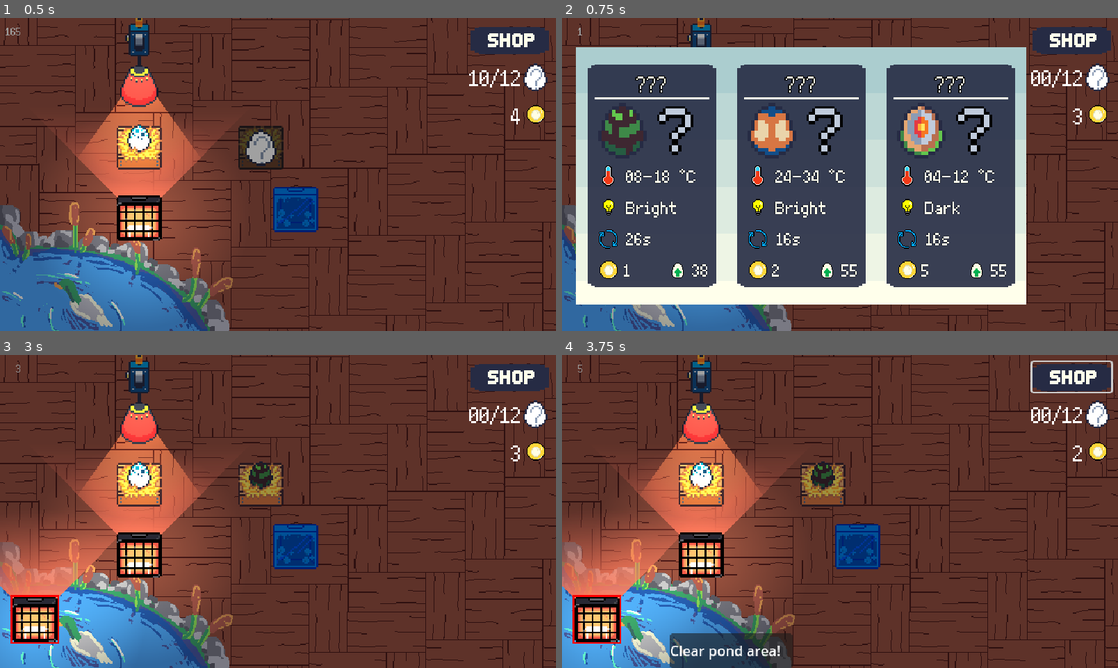
Above: before the commit, frames 1-4 (two rows, left to right).
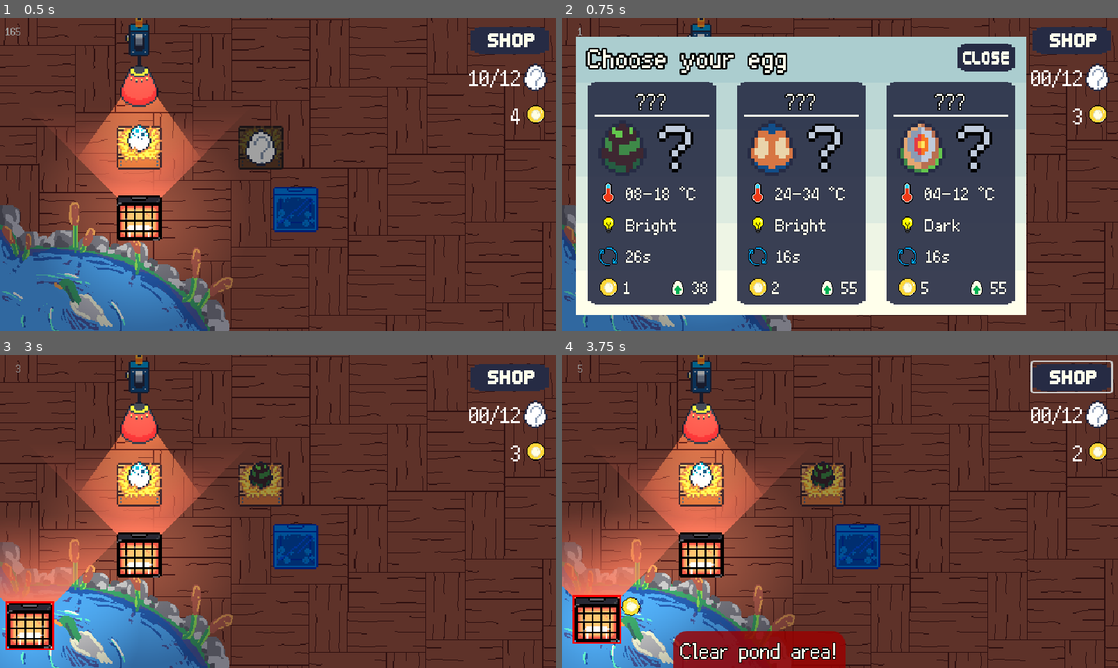
Above: after the commit, the same moments.

Repository: Chris-GW/eggs_incubation_station
Game: Godot game, scene res://main.tscn
Two runs of this game, one before a commit and one after it. Both use one fixed random seed, a clock stepped at 60 frames per second and the inputs below. Sound files missing from this copy of the repository are replaced by a short silence.
Inputs (mouse positions are in pixels of both pictures, inside the frame that each line leads up to; where the layout moved, square brackets give the same spot in the first picture):
- Up to frame 1 (0.5 s): no input
- Up to frame 2 (0.75 s): click (823, 146) at 0.5 s
- Up to frame 3 (3 s): click (88, 530) [88, 511] at 1.25 s; click (511, 376) at 2 s; click (189, 477) at 2.75 s
- Up to frame 4 (3.75 s): click (1073, 376) at 3.5 s

Frame 1 is identical in both runs. In frame 2, 26% of the frame differs, in the area x 2-84%, y 6-95%; in frame 3, 1.5%; in frame 4, 3.8%.

Commit message:
fix beginning of game sound bug, small improvments

Diff:
--- a/main.tscn
+++ b/main.tscn
@@ -14,9 +14,25 @@
 [ext_resource type="Texture2D" uid="uid://0bu6ryyy217l" path="res://assets/eggs/egg_questionmark.png" id="11_dg77c"]
 [ext_resource type="FontFile" uid="uid://cep3foox6k0yn" path="res://assets/UI_UX/fusion-pixel-12px-proportional-sc-latin-400-normal.woff2" id="11_ycdy4"]
 
+[sub_resource type="Curve" id="Curve_ycdy4"]
+_data = [Vector2(0, 0.5), 0.0, 0.0, 0, 0, Vector2(0.2, 1), 0.0, 0.0, 0, 0, Vector2(1, 1), 0.0, 0.0, 0, 0]
+point_count = 3
+
 [sub_resource type="LabelSettings" id="LabelSettings_ycdy4"]
 font = ExtResource("11_ycdy4")
 font_size = 12
+
+[sub_resource type="StyleBoxFlat" id="StyleBoxFlat_ycdy4"]
+bg_color = Color(0.6, 0, 0, 0.823529)
+corner_radius_top_left = 16
+corner_radius_top_right = 16
+
+[sub_resource type="LabelSettings" id="LabelSettings_vivmo"]
+font = ExtResource("11_ycdy4")
+font_size = 24
+font_color = Color(1, 1, 0.921569, 1)
+outline_size = 4
+outline_color = Color(0, 0, 0, 1)
 
 [sub_resource type="LabelSettings" id="LabelSettings_w48qg"]
 font = ExtResource("11_ycdy4")
@@ -38,9 +54,32 @@
 position = Vector2(32, 312)
 metadata/_edit_group_ = true
 
-[node name="Marker2D" type="Marker2D" parent="SpawnArea2D"]
+[node name="StartMarker2D" type="Marker2D" parent="SpawnArea2D"]
+unique_name_in_owner = true
+position = Vector2(-56, 72)
+
+[node name="EndMarker2D" type="Marker2D" parent="SpawnArea2D"]
 unique_name_in_owner = true
 position = Vector2(8, -8)
+
+[node name="CoinParticles2D" type="CPUParticles2D" parent="SpawnArea2D/EndMarker2D"]
+unique_name_in_owner = true
+z_index = 8
+emitting = false
+amount = 3
+texture = ExtResource("10_dg77c")
+lifetime = 2.0
+one_shot = true
+explosiveness = 0.75
+emission_shape = 1
+emission_sphere_radius = 18.0
+particle_flag_align_y = true
+direction = Vector2(0.3, -1)
+spread = 20.0
+gravity = Vector2(0, 245)
+initial_velocity_min = 110.0
+initial_velocity_max = 160.0
+scale_amount_curve = SubResource("Curve_ycdy4")
 
 [node name="CollisionShape2D" type="CollisionPolygon2D" parent="SpawnArea2D"]
 polygon = PackedVector2Array(-48, -56, 64, -56, 120, -40, 152, -24, 184, 0, 208, 24, 224, 48, 224, 64, -48, 64)
@@ -88,31 +127,39 @@
 
 [node name="CanvasLayer" type="CanvasLayer" parent="."]
 
-[node name="DeviceShop" parent="CanvasLayer" instance=ExtResource("9_kek77")]
-unique_name_in_owner = true
-visible = false
-
 [node name="EggReward" parent="CanvasLayer" instance=ExtResource("10_4c57u")]
 unique_name_in_owner = true
 visible = false
 offset_top = -147.5
 offset_bottom = 148.5
 
+[node name="DeviceShop" parent="CanvasLayer" instance=ExtResource("9_kek77")]
+unique_name_in_owner = true
+visible = false
+
 [node name="ClearSpawnArea" type="PanelContainer" parent="CanvasLayer"]
-visible = false
-anchors_preset = 1
-anchor_left = 1.0
-anchor_right = 1.0
-offset_left = -516.0
-offset_top = 320.0
-offset_right = -375.0
-offset_bottom = 360.0
-grow_horizontal = 0
+anchors_preset = 2
+anchor_top = 1.0
+anchor_bottom = 1.0
+offset_left = 128.0
+offset_top = -43.0
+offset_right = 326.0
+offset_bottom = 1.0
+grow_vertical = 0
+theme_override_styles/panel = SubResource("StyleBoxFlat_ycdy4")
 metadata/_edit_group_ = true
 
-[node name="Label" type="Label" parent="CanvasLayer/ClearSpawnArea"]
+[node name="MarginContainer" type="MarginContainer" parent="CanvasLayer/ClearSpawnArea"]
+layout_mode = 2
+theme_override_constants/margin_left = 8
+theme_override_constants/margin_top = 4
+theme_override_constants/margin_right = 8
+theme_override_constants/margin_bottom = 4
+
+[node name="Label" type="Label" parent="CanvasLayer/ClearSpawnArea/MarginContainer"]
 layout_mode = 2
 text = "Clear pond area!"
+label_settings = SubResource("LabelSettings_vivmo")
 
 [node name="TopBanner" type="VBoxContainer" parent="CanvasLayer"]
 anchors_preset = 1
--- a/scenes/devices/cooler.tscn
+++ b/scenes/devices/cooler.tscn
@@ -43,6 +43,7 @@
 default_color = Color(1, 0, 0, 1)
 
 [node name="CollisionShape2D" type="CollisionShape2D" parent="."]
+visible = false
 position = Vector2(0.5, 0.5)
 shape = SubResource("RectangleShape2D_8ycrt")
 
--- a/scenes/devices/device_hover_panel.tscn
+++ b/scenes/devices/device_hover_panel.tscn
@@ -34,7 +34,7 @@
 outline_color = Color(0, 0, 0, 1)
 
 [node name="HoverPanelContainer" type="PanelContainer"]
-z_index = 5
+z_index = 12
 offset_left = 36.0
 offset_top = -66.0
 offset_right = 280.0
--- a/scenes/devices/hanging_lamp.tscn
+++ b/scenes/devices/hanging_lamp.tscn
@@ -51,6 +51,7 @@
 default_color = Color(1, 0, 0, 1)
 
 [node name="CollisionShape2D" type="CollisionShape2D" parent="."]
+visible = false
 position = Vector2(0, 1)
 shape = SubResource("RectangleShape2D_aqynv")
 
--- a/scenes/devices/heater.tscn
+++ b/scenes/devices/heater.tscn
@@ -50,6 +50,7 @@
 default_color = Color(1, 0, 0, 1)
 
 [node name="CollisionShape2D" type="CollisionShape2D" parent="."]
+visible = false
 position = Vector2(0.5, 0)
 shape = SubResource("RectangleShape2D_8ycrt")
 
--- a/scenes/incubation_station.tscn
+++ b/scenes/incubation_station.tscn
@@ -108,10 +108,10 @@
 anchor_top = 0.5
 anchor_right = 0.5
 anchor_bottom = 0.5
-offset_left = 15.0
-offset_top = -85.0
-offset_right = 233.0
-offset_bottom = 49.0
+offset_left = 32.0
+offset_top = -68.0
+offset_right = 250.0
+offset_bottom = 66.0
 grow_horizontal = 2
 grow_vertical = 2
 theme_override_styles/panel = SubResource("StyleBoxTexture_aexyn")
@@ -123,8 +123,8 @@
 [node name="TemperatureBar" parent="HoverPanel/VBoxContainer" instance=ExtResource("9_t0sxt")]
 unique_name_in_owner = true
 layout_mode = 2
-prefered_temp = Vector2(22, 25)
-value = 80.0
+prefered_temp = Vector2(23, 28)
+value = 38.0
 
 [node name="TempHappiness" type="TextureRect" parent="HoverPanel/VBoxContainer/TemperatureBar"]
 unique_name_in_owner = true
--- a/scenes/shop/device_shop.gd
+++ b/scenes/shop/device_shop.gd
@@ -1,6 +1,6 @@
 extends Control
 
-signal device_bought(device: Node2D)
+signal device_bought(device: Node2D, price: int)
 
 const COOLER = preload("res://scenes/devices/cooler.tscn")
 const HANGING_LAMP = preload("res://scenes/devices/hanging_lamp.tscn")
@@ -14,23 +14,20 @@
 
 func _on_heater_button_pressed() -> void:
 	var device := HEATER.instantiate()
-	device_bought.emit(device)
+	device_bought.emit(device, 1)
 	self.visible = false
-	Main.money -= 1
 
 
 func _on_cooler_button_pressed() -> void:
 	var device := COOLER.instantiate()
-	device_bought.emit(device)
+	device_bought.emit(device, 2)
 	self.visible = false
-	Main.money -= 2
 
 
 func _on_incubator_button_pressed() -> void:
 	var device := INCUBATION_STATION.instantiate()
-	device_bought.emit(device)
+	device_bought.emit(device, 3)
 	self.visible = false
-	Main.money -= 3
 
 
 func _on_rotator_button_pressed() -> void:
@@ -39,9 +36,8 @@
 
 func _on_lamp_button_pressed() -> void:
 	var device := HANGING_LAMP.instantiate()
-	device_bought.emit(device)
+	device_bought.emit(device, 2)
 	self.visible = false
-	Main.money -= 2
 
 
 func _on_visibility_changed() -> void:
--- a/scenes/shop/egg_reward.tscn
+++ b/scenes/shop/egg_reward.tscn
@@ -1,8 +1,11 @@
-[gd_scene load_steps=6 format=3 uid="uid://d2xwmhitg3r0s"]
+[gd_scene load_steps=10 format=3 uid="uid://d2xwmhitg3r0s"]
 
 [ext_resource type="Texture2D" uid="uid://bmcnpwcnd0e7b" path="res://assets/UI_UX/egg_shop_2.png" id="1_6uwgt"]
 [ext_resource type="Script" uid="uid://bvnirfjcn1rki" path="res://scripts/shop/egg_reward.gd" id="1_obqpo"]
+[ext_resource type="FontFile" uid="uid://c5qw4j6h2tlna" path="res://assets/UI_UX/fusion-pixel-10px-proportional-sc-latin-400-normal.woff2" id="3_6uwgt"]
 [ext_resource type="PackedScene" uid="uid://bcljydvr0vfrd" path="res://scenes/shop/egg_choice.tscn" id="4_6uwgt"]
+[ext_resource type="Texture2D" uid="uid://bco5px5imylcw" path="res://assets/UI_UX/close_button.png" id="4_8x5px"]
+[ext_resource type="Resource" uid="uid://diqjpikgo3g1m" path="res://scripts/egg_creatures/creature_bunny.tres" id="6_xamil"]
 
 [sub_resource type="AtlasTexture" id="AtlasTexture_dlu5g"]
 atlas = ExtResource("1_6uwgt")
@@ -14,6 +17,13 @@
 texture_margin_right = 1.0
 axis_stretch_horizontal = 1
 axis_stretch_vertical = 1
+
+[sub_resource type="LabelSettings" id="LabelSettings_8x5px"]
+font = ExtResource("3_6uwgt")
+font_size = 30
+font_color = Color(1, 1, 0.921569, 1)
+outline_size = 8
+outline_color = Color(0, 0, 0, 1)
 
 [node name="EggReward" type="PanelContainer"]
 anchors_preset = 4
@@ -32,25 +42,44 @@
 [node name="MarginContainer" type="MarginContainer" parent="."]
 layout_mode = 2
 theme_override_constants/margin_left = 12
-theme_override_constants/margin_top = 20
+theme_override_constants/margin_top = 0
 theme_override_constants/margin_right = 12
-theme_override_constants/margin_bottom = 20
+theme_override_constants/margin_bottom = 12
 
-[node name="ChoiceContainer" type="HBoxContainer" parent="MarginContainer"]
+[node name="VBoxContainer" type="VBoxContainer" parent="MarginContainer"]
+layout_mode = 2
+
+[node name="HBoxContainer" type="HBoxContainer" parent="MarginContainer/VBoxContainer"]
+layout_mode = 2
+
+[node name="Label" type="Label" parent="MarginContainer/VBoxContainer/HBoxContainer"]
+layout_mode = 2
+size_flags_horizontal = 3
+text = "Choose your egg"
+label_settings = SubResource("LabelSettings_8x5px")
+
+[node name="CloseButton" type="TextureButton" parent="MarginContainer/VBoxContainer/HBoxContainer"]
+layout_mode = 2
+size_flags_vertical = 4
+texture_normal = ExtResource("4_8x5px")
+
+[node name="ChoiceContainer" type="HBoxContainer" parent="MarginContainer/VBoxContainer"]
 unique_name_in_owner = true
 layout_mode = 2
 theme_override_constants/separation = 24
 alignment = 1
 
-[node name="EggChoiceButton1" parent="MarginContainer/ChoiceContainer" instance=ExtResource("4_6uwgt")]
+[node name="EggChoiceButton1" parent="MarginContainer/VBoxContainer/ChoiceContainer" instance=ExtResource("4_6uwgt")]
 layout_mode = 2
 
-[node name="EggChoiceButton2" parent="MarginContainer/ChoiceContainer" instance=ExtResource("4_6uwgt")]
+[node name="EggChoiceButton2" parent="MarginContainer/VBoxContainer/ChoiceContainer" instance=ExtResource("4_6uwgt")]
+layout_mode = 2
+egg_creature = ExtResource("6_xamil")
+
+[node name="EggChoiceButton3" parent="MarginContainer/VBoxContainer/ChoiceContainer" instance=ExtResource("4_6uwgt")]
 layout_mode = 2
 
-[node name="EggChoiceButton3" parent="MarginContainer/ChoiceContainer" instance=ExtResource("4_6uwgt")]
-layout_mode = 2
-
-[connection signal="creature_choosen" from="MarginContainer/ChoiceContainer/EggChoiceButton1" to="." method="_on_creature_choosen"]
-[connection signal="creature_choosen" from="MarginContainer/ChoiceContainer/EggChoiceButton2" to="." method="_on_creature_choosen"]
-[connection signal="creature_choosen" from="MarginContainer/ChoiceContainer/EggChoiceButton3" to="." method="_on_creature_choosen"]
+[connection signal="pressed" from="MarginContainer/VBoxContainer/HBoxContainer/CloseButton" to="." method="_on_close_button_pressed"]
+[connection signal="creature_choosen" from="MarginContainer/VBoxContainer/ChoiceContainer/EggChoiceButton1" to="." method="_on_creature_choosen"]
+[connection signal="creature_choosen" from="MarginContainer/VBoxContainer/ChoiceContainer/EggChoiceButton2" to="." method="_on_creature_choosen"]
+[connection signal="creature_choosen" from="MarginContainer/VBoxContainer/ChoiceContainer/EggChoiceButton3" to="." method="_on_creature_choosen"]
--- a/scripts/devices/cooler.gd
+++ b/scripts/devices/cooler.gd
@@ -47,11 +47,6 @@
 	if is_node_ready():
 		egg_effect_area_2d.visible = enabled
 		point_light_2d.visible = enabled
-		$SwitchAudioPlayer.play()
-		if enabled:
-			$CoolerAudioPlayer.play()
-		else:
-			$CoolerAudioPlayer.stop()
 
 
 func _on_mouse_entered() -> void:
@@ -68,6 +63,9 @@
 				and event.button_index == MOUSE_BUTTON_RIGHT
 				and event.is_pressed()):
 		enabled = !enabled
+		$SwitchAudioPlayer.play()
+		if enabled:	$CoolerAudioPlayer.play()
+		else:		$CoolerAudioPlayer.stop()
 
 
 func _on_cooler_audio_player_finished() -> void:
--- a/scripts/devices/draggable.gd
+++ b/scripts/devices/draggable.gd
@@ -6,12 +6,13 @@
 
 const MAP_SNAP := 4.0
 const MAP_BOARDER := Vector2.ONE * 20.0
+const MAP_SIZE := Vector2(640.0, 360.0)
 const MIN_MAP_POSITION := Vector2.ZERO + MAP_BOARDER
-const MAX_MAP_POSITION := Vector2(640.0, 360.0) - MAP_BOARDER
+const MAX_MAP_POSITION := MAP_SIZE - MAP_BOARDER
 
 @export var area_2d: Area2D
 @export var outline: Line2D
-@export var smoothing := 30.0
+@export var smoothing := 24.0
 
 @onready var drag_start_position := area_2d.global_position
 
@@ -27,12 +28,12 @@
 	area_2d.input_event.disconnect(_on_input_event)
 
 
-func _process(delta: float) -> void:
-	if is_reverting_position:
-		var weight := 1.0 - exp(-smoothing * delta)
+func _physics_process(delta: float) -> void:
+	if is_reverting_position and not area_2d.has_overlapping_areas():
+		is_reverting_position = false
+	elif is_reverting_position:
+		var weight := 1.0 - exp(-8.0 * delta)
 		area_2d.global_position = area_2d.global_position.lerp(drag_start_position, weight)
-	elif is_dragging:
-		follow_mouse_position(delta)
 
 	if area_2d.has_overlapping_areas():
 		outline.default_color = Color.RED
@@ -41,6 +42,10 @@
 		outline.default_color = Color.GREEN
 		outline.visible = is_dragging
 
+
+func _process(delta: float) -> void:
+	if not is_reverting_position and is_dragging:
+		follow_mouse_position(delta)
 
 func follow_mouse_position(delta: float) -> void:
 	var weight := 1.0 - exp(-smoothing * delta)
@@ -74,7 +79,8 @@
 		return
 	is_dragging = _is_dragging
 	if is_dragging:
-		drag_start_position = area_2d.global_position
+		if not area_2d.has_overlapping_areas():
+			drag_start_position = area_2d.global_position
 		is_reverting_position = false
 		dragg_started.emit()
 	else:
--- a/scripts/devices/hanging_lamp.gd
+++ b/scripts/devices/hanging_lamp.gd
@@ -47,13 +47,10 @@
 
 
 func set_enabled(_enabled: bool) -> void:
-	var should_animate_switch := enabled != _enabled
 	enabled = _enabled
 	if is_node_ready():
 		point_light_2d.enabled = enabled
-		$SwitchAudioPlayer.play()
-		if should_animate_switch:
-			play_switch_animation(enabled)
+		play_switch_animation(enabled)
 
 
 func play_switch_animation(switch_to: bool) -> void:
@@ -75,3 +72,4 @@
 				and event.button_index == MOUSE_BUTTON_RIGHT
 				and event.is_pressed()):
 		enabled = !enabled
+		$SwitchAudioPlayer.play()
--- a/scripts/devices/heater.gd
+++ b/scripts/devices/heater.gd
@@ -47,11 +47,6 @@
 	if is_node_ready():
 		egg_effect_area_2d.visible = enabled
 		point_light_2d.visible = enabled
-		$HeaterSwitchAudioPlayer.play()
-		if enabled:
-			$HeaterAudioPlayer.play()
-		else:
-			$HeaterAudioPlayer.stop()
 
 
 func _on_mouse_entered() -> void:
@@ -68,6 +63,9 @@
 				and event.button_index == MOUSE_BUTTON_RIGHT
 				and event.is_pressed()):
 		enabled = !enabled
+		$HeaterSwitchAudioPlayer.play()
+		if enabled: $HeaterAudioPlayer.play()
+		else:		$HeaterAudioPlayer.stop()
 
 
 func _on_heater_audio_player_finished() -> void:
--- a/scripts/incubation_station.gd
+++ b/scripts/incubation_station.gd
@@ -113,11 +113,11 @@
 
 func _on_place_egg_button_pressed() -> void:
 	egg_selection_wanted.emit(self)
-	$PlaceEggButton.visible = false
 
 
 func _on_egg_reward_creature_choosen(creature: EggCreature) -> void:
 	egg = EGG.instantiate()
 	egg.egg_creature = creature
 	$EggPositionMarker.add_child(egg)
+	$PlaceEggButton.visible = false
 	%TemperatureBar.prefered_temp = creature.preferred_temp_range
--- a/scripts/main.gd
+++ b/scripts/main.gd
@@ -5,6 +5,7 @@
 
 @onready var game_tick_timer: Timer = $GameTickTimer
 @onready var audio_listener_2d: AudioListener2D = %AudioListener2D
+@onready var coin_particles_2d: CPUParticles2D = %CoinParticles2D
 
 static var money := 3
 static var ticks_running := true
@@ -67,6 +68,15 @@
 	%EggReward.visible = false
 
 
-func _on_device_shop_device_bought(device: Node2D) -> void:
+func _on_device_shop_device_bought(device: Node2D, price: int) -> void:
+	Main.money -= price
+	coin_particles_2d.amount = price
 	$Map.add_child(device)
-	device.global_position = %Marker2D.global_position
+	var start_position: Vector2 = %StartMarker2D.global_position
+	var end_position: Vector2 = %EndMarker2D.global_position
+	var tween := create_tween()
+	tween.tween_property(device, "global_position", end_position, 0.4) \
+			.from(start_position) \
+			.set_trans(Tween.TRANS_QUART) \
+			.set_ease(Tween.EASE_OUT)
+	tween.tween_callback(func (): coin_particles_2d.emitting = true)
--- a/scripts/shop/egg_reward.gd
+++ b/scripts/shop/egg_reward.gd
@@ -35,3 +35,7 @@
 
 func _on_creature_choosen(creature: EggCreature) -> void:
 	creature_choosen.emit(creature)
+
+
+func _on_close_button_pressed() -> void:
+	self.visible = false
Binary file added: assets/UI_UX/close_button.png
Not shown, added: assets/UI_UX/close_button.png.import
Not shown: 2 places in main.tscn that only renumber resources
